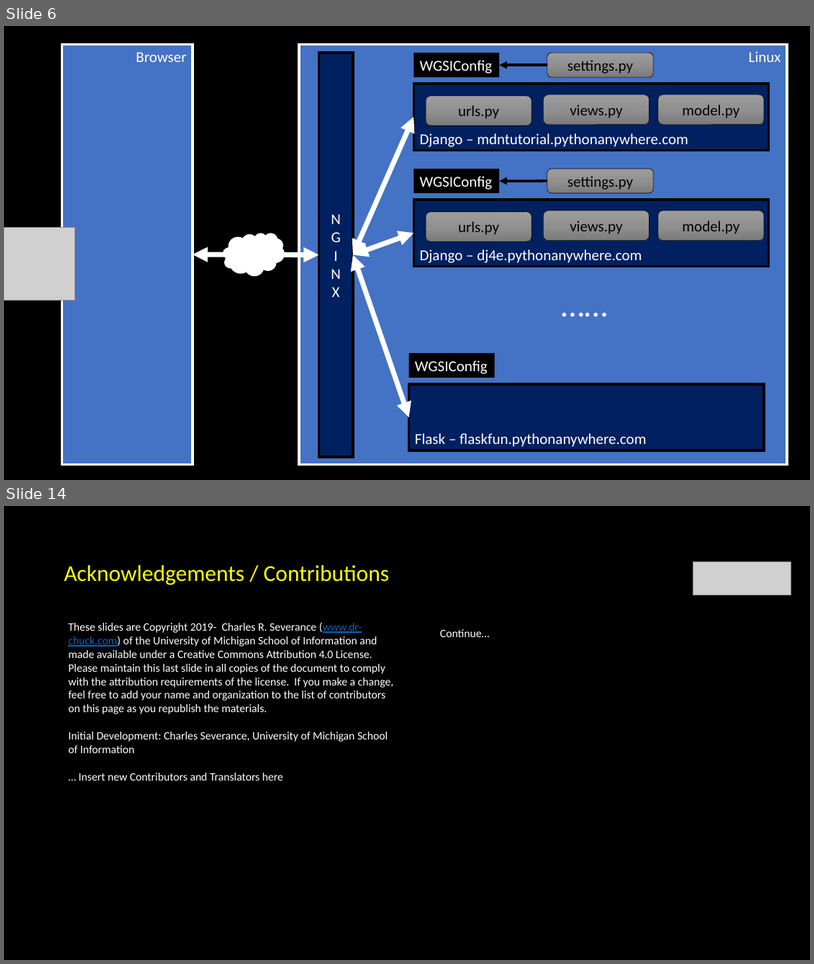
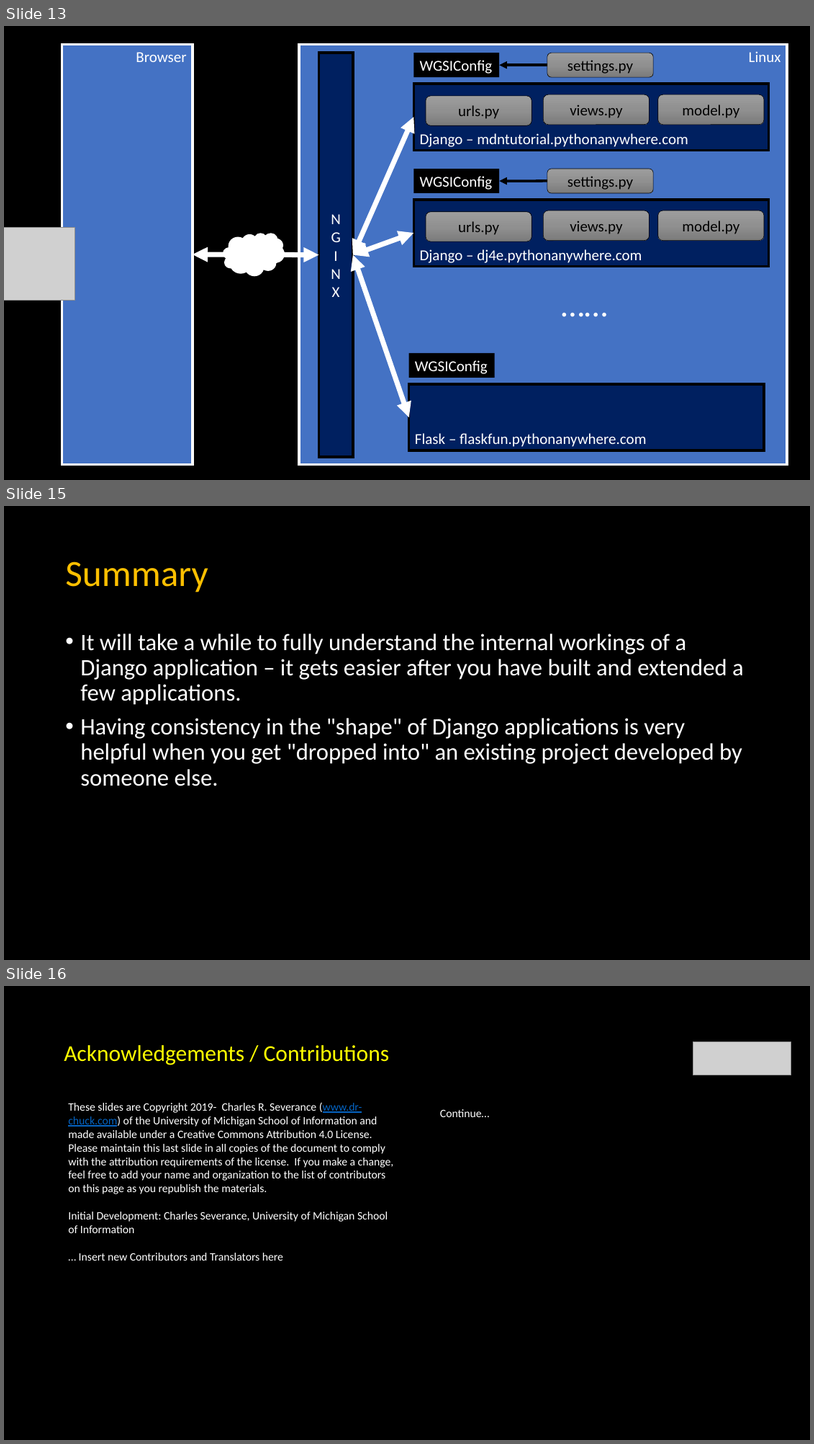
Before and after one commit to csev/dj4e, a slide deck: lectures/DJ-01-Hosting.pptx. Shown one above the other, each under a label of ours: slides 6 and 14 before the commit, slides 13, 15 and 16 after it; the slides between them are not shown. The pictures are 814x964 and 814x1444 pixels, drawn with LibreOffice and Linux fonts; fonts in the diff are those of the drawing; grey boxes stand for pictures. Boxes give left, top, right and bottom in pixels: in the first picture for what was removed or moved away, otherwise in the second. Text is boxed around its words. In the diff, an @@ line names an element or a change of style, - is before the commit and + after.

```diff
--- a/lectures/DJ-01-Hosting.pptx
+++ b/lectures/DJ-01-Hosting.pptx
@@ slide 15 added at (4, 506, 810, 960), background #000000 @@
@@ title added at (65, 561, 208, 592), 44 pt, text #FFC000 @@
+Summary
@@ text added at (80, 633, 744, 786), 28 pt, text #FFFFFF @@
+• It will take a while to fully understand the internal workings of a Django application – it gets easier after you have built and extended a few applications.
+• Having consistency in the "shape" of Django applications is very helpful when you get "dropped into" an existing project developed by someone else.
@@ what was slide 6 is now slide 13 @@
@@ what was slide 14 is now slide 16 @@
```
Also in this commit, not shown: 9 slides changed, 1 other slide added, 3 other files.
